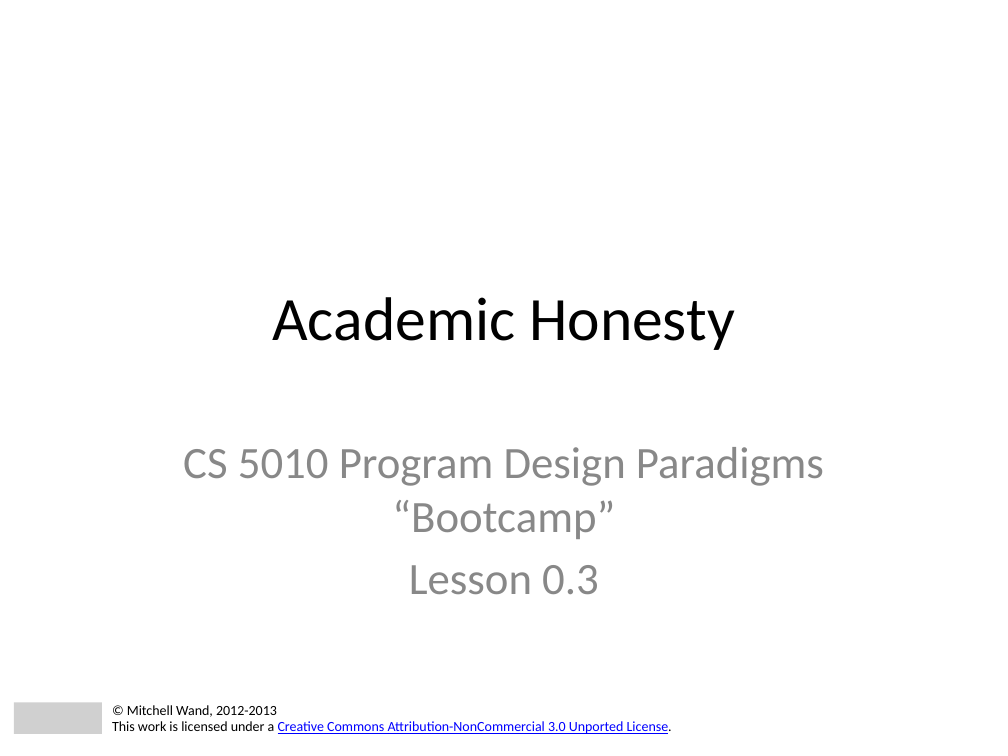
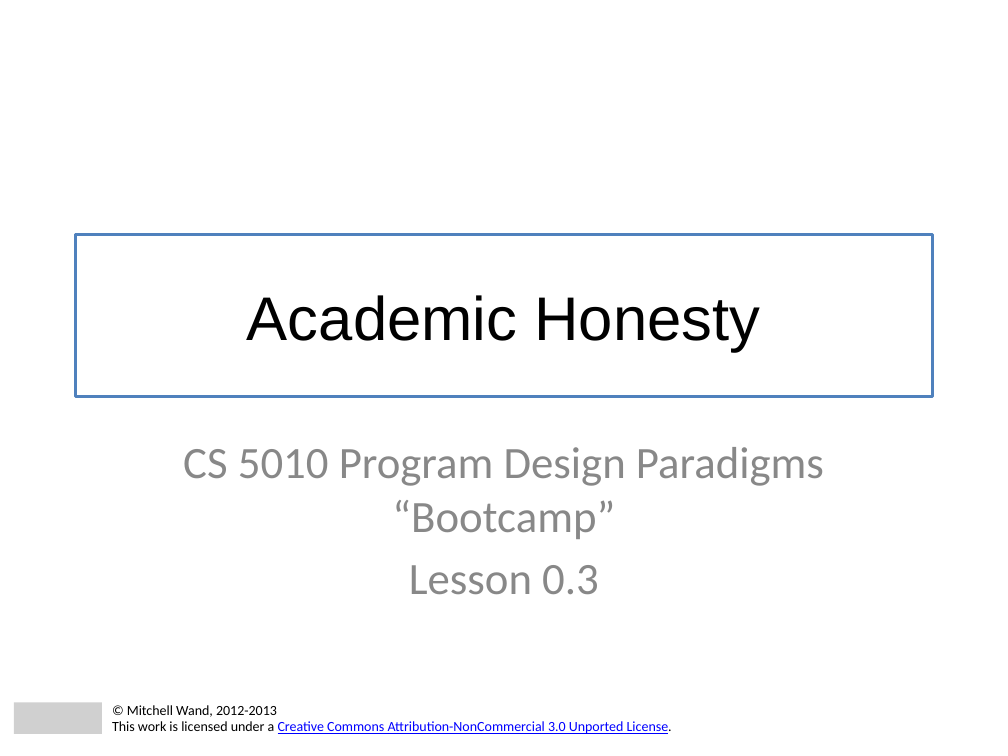
Before and after one commit to mwand/cs5010f16, a slide deck: slide 1 of Slides/Lesson 0.3 Academic Honesty.pptx. Drawn at 1008x756 pixels with LibreOffice and Linux fonts; fonts in the diff are those of the drawing; grey boxes stand for pictures. Boxes give left, top, right and bottom in pixels: in the first picture for what was removed or moved away, otherwise in the second. Text is boxed around its words. In the diff, an @@ line names an element or a change of style, - is before the commit and + after.

```diff
--- a/Slides/Lesson 0.3 Academic Honesty.pptx
+++ b/Slides/Lesson 0.3 Academic Honesty.pptx
@@ title "Academic Honesty": place and size @@
-title "Academic Honesty" at [272,297,735,350]
+title "Academic Honesty" at [76,235,932,397]
@@ title "Academic Honesty" at [76,235,932,397]: font Calibri to Arial; outline none to #4F81BD 2.25 pt @@
```
Also in this commit, not shown: 24 other files.
